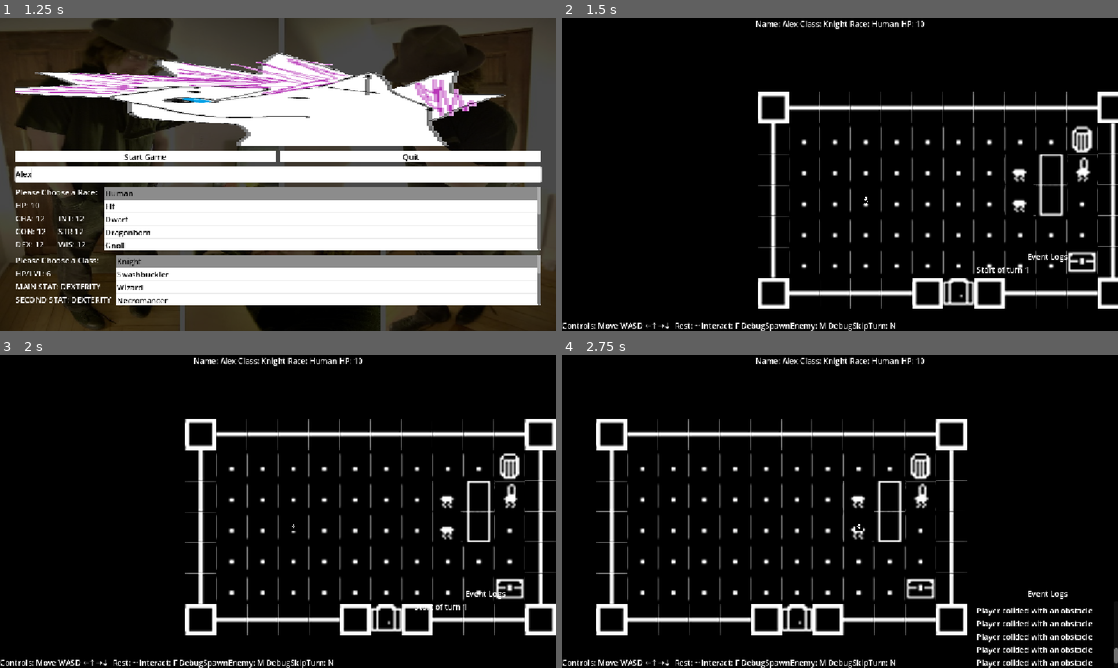
Above: before the commit, frames 1-4 (two rows, left to right).
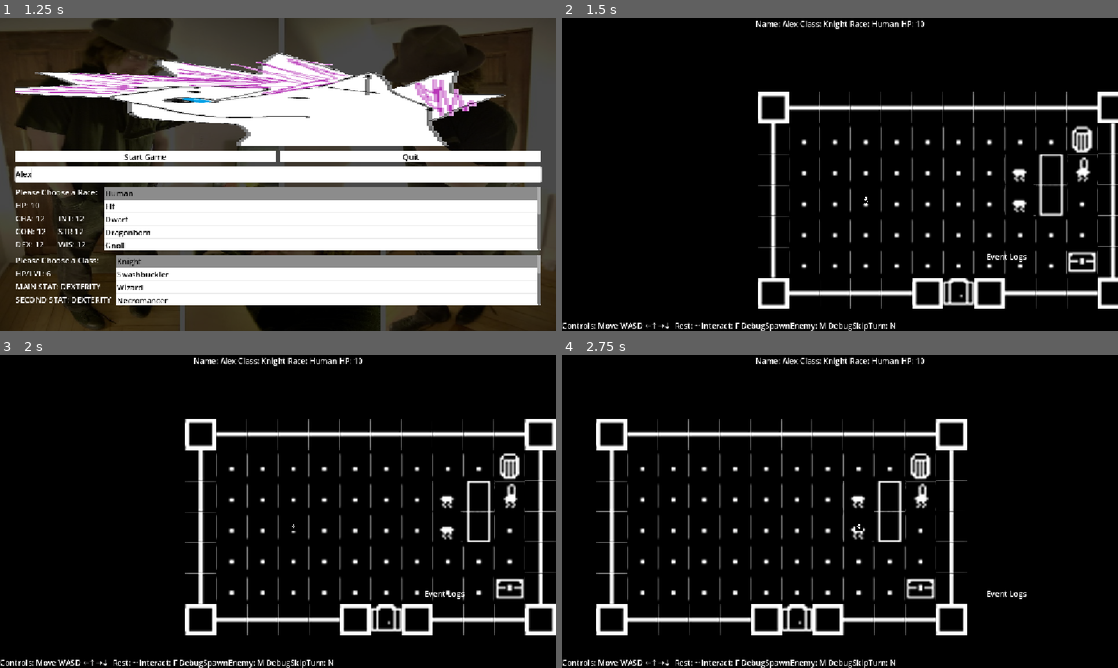
Above: after the commit, the same moments.

Repository: JohnScuzzman/Gnoll-Pointer-Godot-Game
Game: Godot game, scene res://level/main_menu.tscn
The game is run twice, just before and just after one commit, with the same random seed, the same clock (stepped at 60 frames per second) and the same inputs.
Inputs (mouse positions are in pixels of both pictures, inside the frame that each line leads up to):
- Up to frame 1 (1.25 s): click (278, 174) at 0.52 s; type "Alex" at 0.6 s
- Up to frame 2 (1.5 s): click "Start Game" at 1.25 s
- Up to frame 3 (2 s): no input
- Up to frame 4 (2.75 s): hold D (right) from 2.03 s (still down); hold ` (rest) from 2.03 s (still down)

Frame 1 is identical in both runs. In frame 2, 0.2% of the frame differs, in the area x 74-91%, y 75-82%; in frame 3, 0.2%; in frame 4, 1.3%, in the area x 74-100%, y 75-100%.

Commit message:
Fixed event log related stuff

Diff:
--- a/entity/enemy.gd
+++ b/entity/enemy.gd
@@ -8,6 +8,7 @@
 
 var game_level_reference
 #PlaceHolder
+var entity_name = "Kobold"
 var hp = 1
 var armor_value = 0
 
@@ -25,6 +26,7 @@
 	hp -= value
 	if !is_alive():
 		on_death()
+	return value
 
 func is_alive():
 	return hp > 0
--- a/entity/player.gd
+++ b/entity/player.gd
@@ -6,7 +6,9 @@
 @onready var collision_shape = $CollisionShape2D
 @onready var shape_cast: ShapeCast2D = $ShapeCast2D
 
+var game_level
 var is_resting = false
+var turns_rested = 0
 
 func _ready():
 	add_to_group("player")
@@ -52,12 +54,16 @@
 func on_hit(value):
 	value -= stats.armor_class
 	stats.health_points -= value
+	return value
 
 func can_rest():
 	return stats.health_points < stats.max_health_points
 
 func on_rest():
 	stats.health_points += rest_rate
+	turns_rested += 1
 	if (stats.health_points >= stats.max_health_points):
+		game_level.add_event_log("You rested for " + str(turns_rested) + " turn(s)")
+		turns_rested = 0
 		stats.health_points = stats.max_health_points
 		is_resting = false;
--- a/level/game_level.gd
+++ b/level/game_level.gd
@@ -39,6 +39,7 @@
 	player.stats = stats
 	player.character_class = player_class
 	player.race = player_race
+	player.game_level = self
 	add_child(player)
 
 	player.get_node("RemoteTransform2D").remote_path = main_camera.get_path()
@@ -46,7 +47,7 @@
 	event_box_scroll_container = user_interface.get_node("EventBoxContainer/EventBoxScrollContainer")
 	events_container = event_box_scroll_container.get_node("EventsContainer")
 
-	add_event_log("Start of turn " + str(turn))
+	print("Start of turn " + str(turn))
 
 func update_ui():
 		user_interface.get_node("DebugLabel").text = "Name: " + str(player.stats.name) + \
@@ -70,11 +71,11 @@
 			var player_collision = player.try_move_or_colide(input_direction)
 			if (player_collision != null):
 				if player_collision.is_in_group("enemy"):
-					add_event_log("Player colided with an enemy")
-					player_collision.on_hit(1)
+					print("Player colided with an enemy")
+					add_event_log("You hit " + player_collision.entity_name + " for " + str(player_collision.on_hit(1)) + " damage")
 					end_player_turn()
 				else:
-					add_event_log("Player colided with an obstacle")
+					print("Player colided with an obstacle")
 			else:
 				end_player_turn()
 
@@ -101,7 +102,7 @@
 			active_enemies.append(test_enemy)
 
 func end_player_turn():
-	add_event_log("End of player turn")
+	print("End of player turn")
 	is_player_turn = false
 	turn_timer.start(turn_cooldown)
 
@@ -109,22 +110,24 @@
 	enemy_turn()
 
 func enemy_turn():
-	add_event_log("Start of enemy turn")
+	print("Start of enemy turn")
 
 	for active_enemy in active_enemies:
 		var enemy_collision = active_enemy.execute_turn(player)
 		if (enemy_collision != null && enemy_collision.is_in_group("player")):
-			add_event_log("Enemy colided with player")
-			player.on_hit(1)
+			add_event_log(active_enemy.entity_name + " hit you for " + str(player.on_hit(1)) +  " damage")
+
 
 	# This is for debug delete eventually
-	add_event_log("End of enemy turn")
+	print("End of enemy turn")
 	turn += 1
-	add_event_log("Start of turn " + str(turn))
+	print("Start of turn " + str(turn))
 	is_player_turn = true
 
 func add_event_log(message):
 	var new_log = Label.new()
 	new_log.text = message
 	events_container.add_child(new_log)
-	event_box_scroll_container.scroll_vertical = int(event_box_scroll_container.get_v_scroll_bar().max_value)
+	# TODO: This technically locks the entire game for a single frame using a signal would be better
+	await get_tree().process_frame
+	event_box_scroll_container.scroll_vertical = event_box_scroll_container.get_v_scroll_bar().max_value
--- a/user_interface/user_interface.tscn
+++ b/user_interface/user_interface.tscn
@@ -27,7 +27,7 @@
 anchor_top = 1.0
 anchor_right = 1.0
 anchor_bottom = 1.0
-offset_left = -293.0
+offset_left = -463.0
 offset_top = -166.0
 grow_horizontal = 0
 grow_vertical = 0
